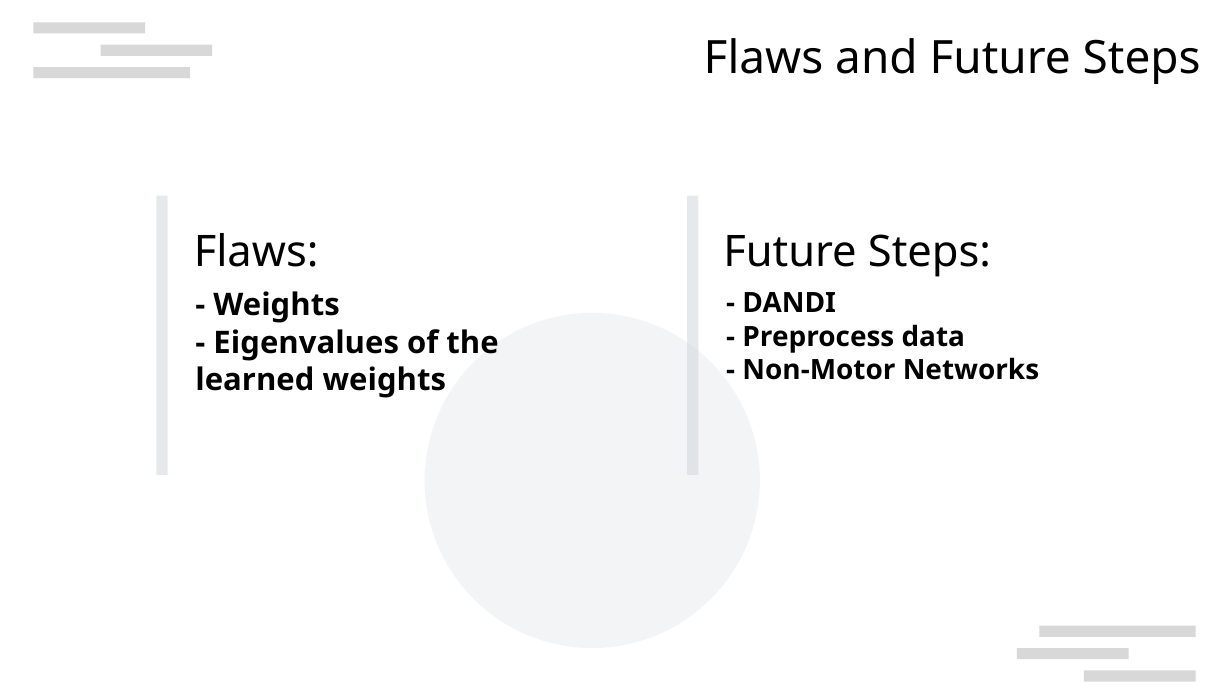
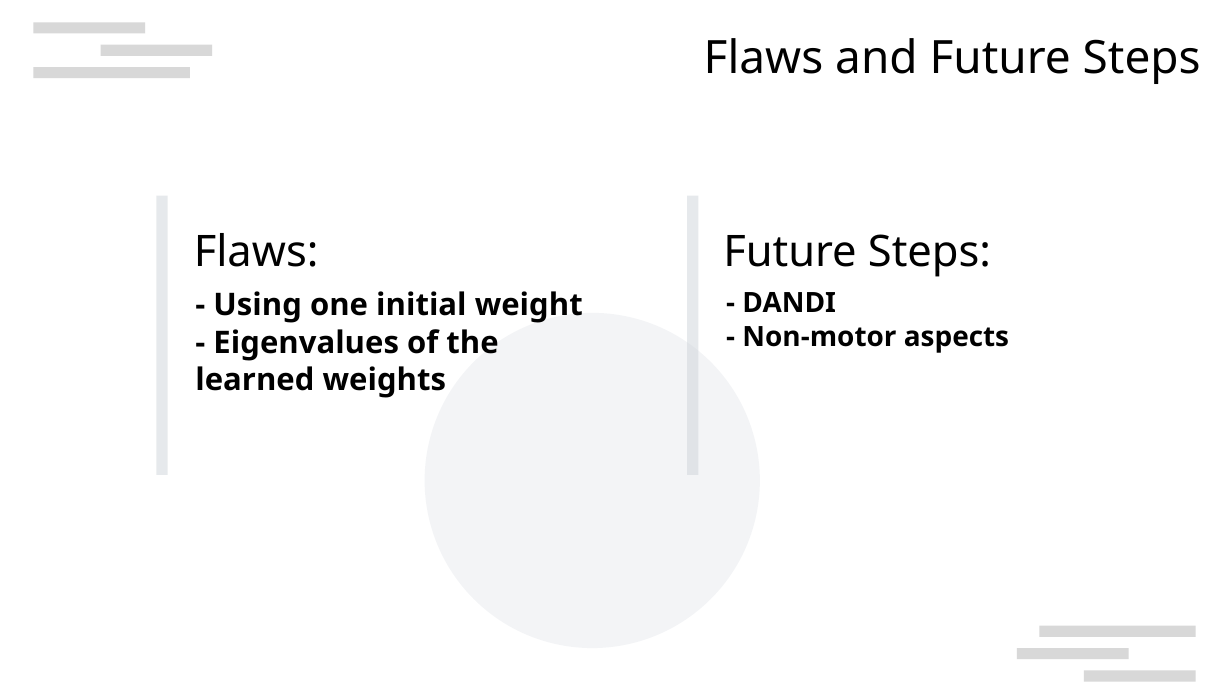
Before and after one commit to ItsAMeMario8/MotorTimingRNN, a slide deck: slide 10 of Modeling_RNN_Motor_Timing.odp (slide 9 before the commit). Drawn at 1232x693 pixels with LibreOffice and Linux fonts; fonts in the diff are those of the drawing; background and template pictures are left out. Boxes give left, top, right and bottom in pixels: in the first picture for what was removed or moved away, otherwise in the second. Text is boxed around its words. In the diff, an @@ line names an element or a change of style, - is before the commit and + after.

```diff
--- a/Modeling_RNN_Motor_Timing.odp
+++ b/Modeling_RNN_Motor_Timing.odp
@@ text at [213,291,583,323]: text changed @@
-- Weights
+- Using one initial weight
@@ text at [742,326,1009,353]: text changed @@
-- Preprocess data
-- Non-Motor Networks
+- Non-motor aspects
```
Also in this commit, not shown: 2 other slides changed, 1 slide added, 1 other file.
